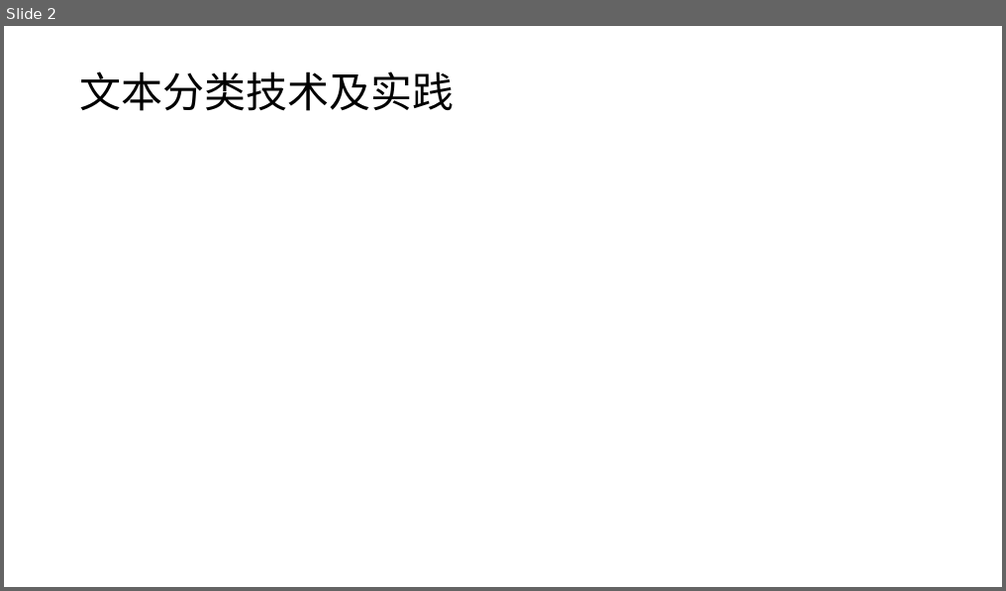
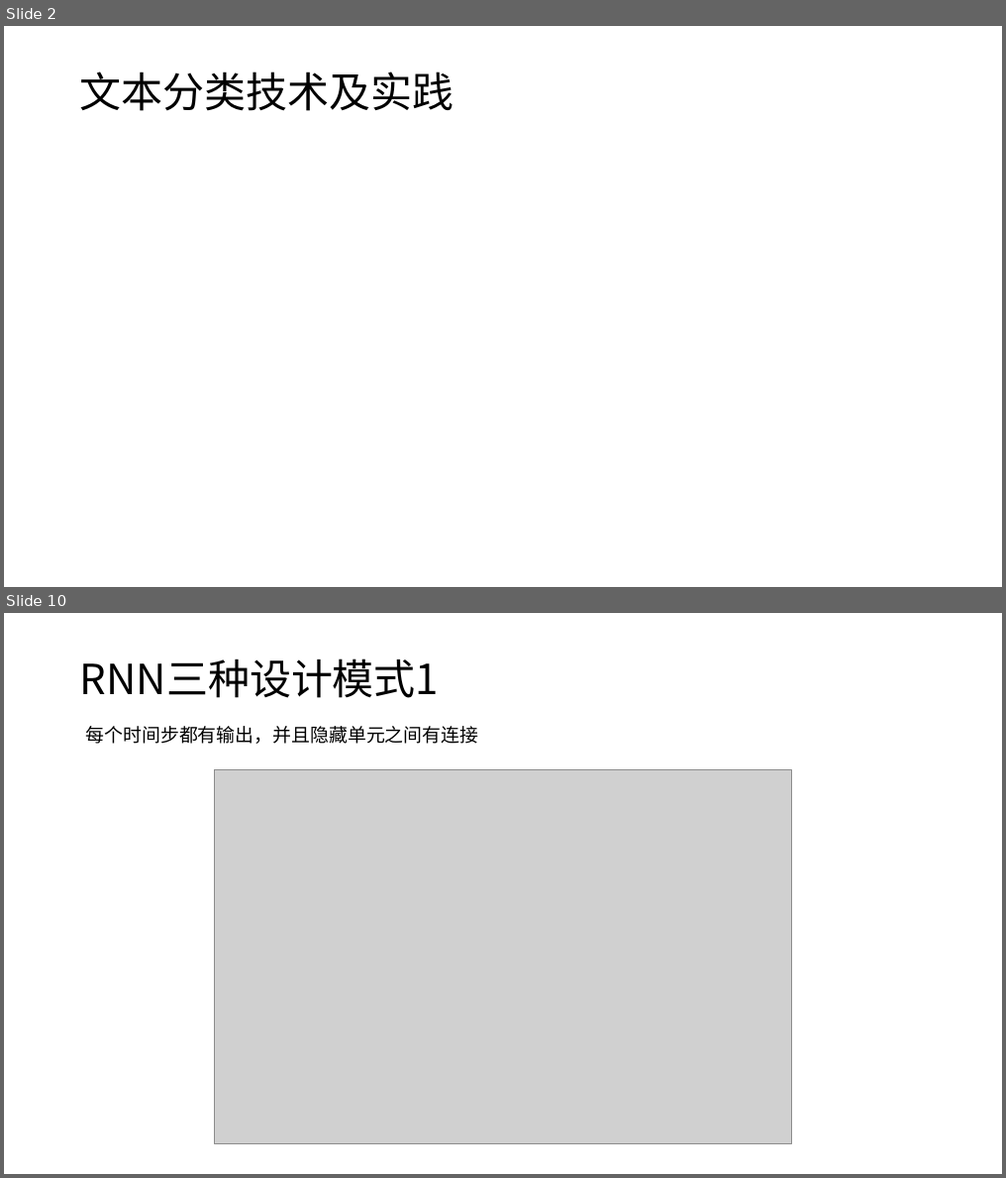
Before and after one commit to Benjamin-UnderWood/text_classification, a slide deck: doc/20200122-文本分类技术及实践.pptx. Shown one above the other, each under a label of ours: slide 2 before the commit, slides 2 and 10 after it; the slides between them are not shown. The pictures are 1006x591 and 1006x1178 pixels, drawn with LibreOffice and Linux fonts; fonts in the diff are those of the drawing; grey boxes stand for pictures. Boxes give left, top, right and bottom in pixels: in the first picture for what was removed or moved away, otherwise in the second. Text is boxed around its words. In the diff, an @@ line names an element or a change of style, - is before the commit and + after.

```diff
--- a/doc/20200122-文本分类技术及实践.pptx
+++ b/doc/20200122-文本分类技术及实践.pptx
@@ slide 10 added at (4, 613, 1002, 1174), background #FFFFFF @@
@@ title added at (80, 659, 439, 698), 40 pt, text #000000 @@
+RNN三种设计模式1
@@ text added at (86, 726, 479, 744), 18 pt, text #000000 @@
+每个时间步都有输出，并且隐藏单元之间有连接
@@ picture added at (214, 770, 792, 1145) @@
```
Also in this commit, not shown: 1 slide changed, 8 other slides added, 1 slide removed, 7 other files.
